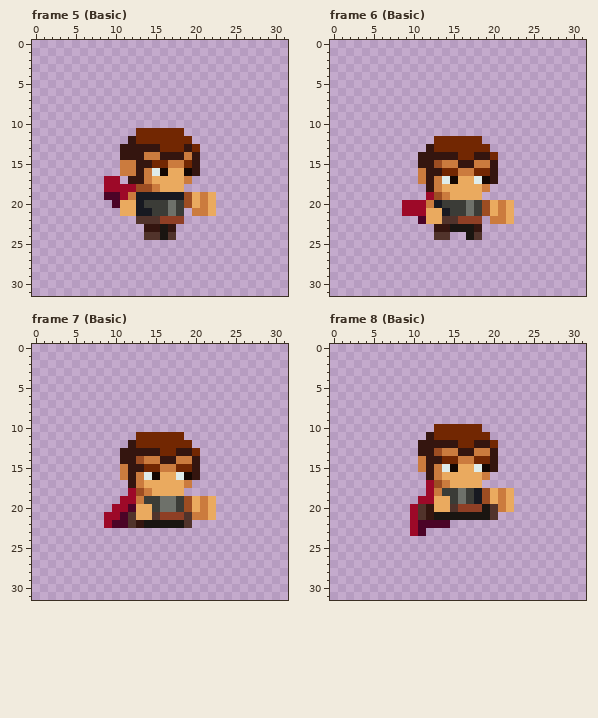
One commit to this pixel-art file: Untitled/Player/Player.aseprite. The picture above was drawn from the file before the commit.
32x32 pixels, 24 frames. Colours within 5 levels of each other are drawn and written as one. Shown: frame 5 (Basic), frame 6 (Basic), frame 7 (Basic), frame 8 (Basic). The commit also changed other frames, which this record leaves out.
Once edited:
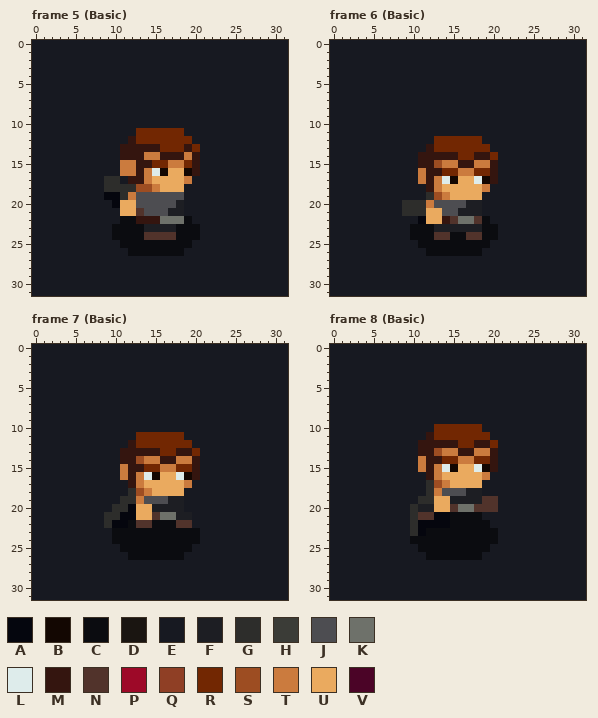
Palette (. is transparent): A #05060e  B #130702  C #0b0c10  D #1a1511  E #171921  F #1d1e23  G #2d2d2b  H #3b3c37  J #4d4d51  K #6e716a  L #deeceb  M #34150f  N #51332b  P #9d0928  Q #8f3f25  R #722702  S #9d4d22  T #cb7b3e  U #eaaa5f  V #4b0427
The exact change:
layer "Background" added
layer "Shadow" now shown
layer "Weapon" now hidden
Changed rows in their new state; - is an unchanged pixel.
Frame 5 (Basic):
first column x 0:
 0 EEEEEEEEEEEEEEEEEEEEEEEEEEEEEEEE
 1 EEEEEEEEEEEEEEEEEEEEEEEEEEEEEEEE
 2 EEEEEEEEEEEEEEEEEEEEEEEEEEEEEEEE
 3 EEEEEEEEEEEEEEEEEEEEEEEEEEEEEEEE
 4 EEEEEEEEEEEEEEEEEEEEEEEEEEEEEEEE
 5 EEEEEEEEEEEEEEEEEEEEEEEEEEEEEEEE
 6 EEEEEEEEEEEEEEEEEEEEEEEEEEEEEEEE
 7 EEEEEEEEEEEEEEEEEEEEEEEEEEEEEEEE
 8 EEEEEEEEEEEEEEEEEEEEEEEEEEEEEEEE
 9 EEEEEEEEEEEEEEEEEEEEEEEEEEEEEEEE
10 EEEEEEEEEEEEEEEEEEEEEEEEEEEEEEEE
11 EEEEEEEEEEEEE------EEEEEEEEEEEEE
12 EEEEEEEEEEEE--------EEEEEEEEEEEE
13 EEEEEEEEEEE----------EEEEEEEEEEE
14 EEEEEEEEEEE----------EEEEEEEEEEE
15 EEEEEEEEEEE----------EEEEEEEEEEE
16 EEEEEEEEEEE----------EEEEEEEEEEE
17 EEEEEEEEEGGE--------EEEEEEEEEEEE
18 EEEEEEEEEGGGG------EEEEEEEEEEEEE
19 EEEEEEEEEAAG-JJJJJJEEEEEEEEEEEEE
20 EEEEEEEEEEA--JJJJJFEEEEEEEEEEEEE
21 EEEEEEEEEEE--NJJJFFEEEEEEEEEEEEE
22 EEEEEEEEEEECCMMMKKKCEEEEEEEEEEEE
23 EEEEEEEEEECCCCFFFFCCCEEEEEEEEEEE
24 EEEEEEEEEECCCC--N-CCCEEEEEEEEEEE
25 EEEEEEEEEEECCCCCCCCCEEEEEEEEEEEE
26 EEEEEEEEEEEECCCCCCCEEEEEEEEEEEEE
27 EEEEEEEEEEEEEEEEEEEEEEEEEEEEEEEE
28 EEEEEEEEEEEEEEEEEEEEEEEEEEEEEEEE
29 EEEEEEEEEEEEEEEEEEEEEEEEEEEEEEEE
30 EEEEEEEEEEEEEEEEEEEEEEEEEEEEEEEE
31 EEEEEEEEEEEEEEEEEEEEEEEEEEEEEEEE
Frame 6 (Basic):
first column x 0:
 0 EEEEEEEEEEEEEEEEEEEEEEEEEEEEEEEE
 1 EEEEEEEEEEEEEEEEEEEEEEEEEEEEEEEE
 2 EEEEEEEEEEEEEEEEEEEEEEEEEEEEEEEE
 3 EEEEEEEEEEEEEEEEEEEEEEEEEEEEEEEE
 4 EEEEEEEEEEEEEEEEEEEEEEEEEEEEEEEE
 5 EEEEEEEEEEEEEEEEEEEEEEEEEEEEEEEE
 6 EEEEEEEEEEEEEEEEEEEEEEEEEEEEEEEE
 7 EEEEEEEEEEEEEEEEEEEEEEEEEEEEEEEE
 8 EEEEEEEEEEEEEEEEEEEEEEEEEEEEEEEE
 9 EEEEEEEEEEEEEEEEEEEEEEEEEEEEEEEE
10 EEEEEEEEEEEEEEEEEEEEEEEEEEEEEEEE
11 EEEEEEEEEEEEEEEEEEEEEEEEEEEEEEEE
12 EEEEEEEEEEEEE------EEEEEEEEEEEEE
13 EEEEEEEEEEEE--------EEEEEEEEEEEE
14 EEEEEEEEEEE----------EEEEEEEEEEE
15 EEEEEEEEEEE----------EEEEEEEEEEE
16 EEEEEEEEEEE----------EEEEEEEEEEE
17 EEEEEEEEEEE----------EEEEEEEEEEE
18 EEEEEEEEEEEE--------EEEEEEEEEEEE
19 EEEEEEEEEEEEG------EEEEEEEEEEEEE
20 EEEEEEEEEGGG-JJJJFFEEEEEEEEEEEEE
21 EEEEEEEEEGGG--JJFFFEEEEEEEEEEEEE
22 EEEEEEEEEEEA--M-KKNCEEEEEEEEEEEE
23 EEEEEEEEEECCCFFFFFFCCEEEEEEEEEEE
24 EEEEEEEEEECCC--CCN-CCEEEEEEEEEEE
25 EEEEEEEEEEECCCCCCCCCEEEEEEEEEEEE
26 EEEEEEEEEEEECCCCCCCEEEEEEEEEEEEE
27 EEEEEEEEEEEEEEEEEEEEEEEEEEEEEEEE
28 EEEEEEEEEEEEEEEEEEEEEEEEEEEEEEEE
29 EEEEEEEEEEEEEEEEEEEEEEEEEEEEEEEE
30 EEEEEEEEEEEEEEEEEEEEEEEEEEEEEEEE
31 EEEEEEEEEEEEEEEEEEEEEEEEEEEEEEEE
Frame 7 (Basic):
first column x 0:
 0 EEEEEEEEEEEEEEEEEEEEEEEEEEEEEEEE
 1 EEEEEEEEEEEEEEEEEEEEEEEEEEEEEEEE
 2 EEEEEEEEEEEEEEEEEEEEEEEEEEEEEEEE
 3 EEEEEEEEEEEEEEEEEEEEEEEEEEEEEEEE
 4 EEEEEEEEEEEEEEEEEEEEEEEEEEEEEEEE
 5 EEEEEEEEEEEEEEEEEEEEEEEEEEEEEEEE
 6 EEEEEEEEEEEEEEEEEEEEEEEEEEEEEEEE
 7 EEEEEEEEEEEEEEEEEEEEEEEEEEEEEEEE
 8 EEEEEEEEEEEEEEEEEEEEEEEEEEEEEEEE
 9 EEEEEEEEEEEEEEEEEEEEEEEEEEEEEEEE
10 EEEEEEEEEEEEEEEEEEEEEEEEEEEEEEEE
11 EEEEEEEEEEEEE------EEEEEEEEEEEEE
12 EEEEEEEEEEEE--------EEEEEEEEEEEE
13 EEEEEEEEEEE----------EEEEEEEEEEE
14 EEEEEEEEEEE----------EEEEEEEEEEE
15 EEEEEEEEEEE----------EEEEEEEEEEE
16 EEEEEEEEEEE----------EEEEEEEEEEE
17 EEEEEEEEEEEE--------EEEEEEEEEEEE
18 EEEEEEEEEEEEG------EEEEEEEEEEEEE
19 EEEEEEEEEEEGG-JJJFFEEEEEEEEEEEEE
20 EEEEEEEEEEGGA--FFFFEEEEEEEEEEEEE
21 EEEEEEEEEGGAA---KKFFEEEEEEEEEEEE
22 EEEEEEEEEGAACNNCCCN-EEEEEEEEEEEE
23 EEEEEEEEEECCCCCCCCCCCEEEEEEEEEEE
24 EEEEEEEEEECCCCCCCCCCCEEEEEEEEEEE
25 EEEEEEEEEEECCCCCCCCCEEEEEEEEEEEE
26 EEEEEEEEEEEECCCCCCCEEEEEEEEEEEEE
27 EEEEEEEEEEEEEEEEEEEEEEEEEEEEEEEE
28 EEEEEEEEEEEEEEEEEEEEEEEEEEEEEEEE
29 EEEEEEEEEEEEEEEEEEEEEEEEEEEEEEEE
30 EEEEEEEEEEEEEEEEEEEEEEEEEEEEEEEE
31 EEEEEEEEEEEEEEEEEEEEEEEEEEEEEEEE
Frame 8 (Basic):
first column x 0:
 0 EEEEEEEEEEEEEEEEEEEEEEEEEEEEEEEE
 1 EEEEEEEEEEEEEEEEEEEEEEEEEEEEEEEE
 2 EEEEEEEEEEEEEEEEEEEEEEEEEEEEEEEE
 3 EEEEEEEEEEEEEEEEEEEEEEEEEEEEEEEE
 4 EEEEEEEEEEEEEEEEEEEEEEEEEEEEEEEE
 5 EEEEEEEEEEEEEEEEEEEEEEEEEEEEEEEE
 6 EEEEEEEEEEEEEEEEEEEEEEEEEEEEEEEE
 7 EEEEEEEEEEEEEEEEEEEEEEEEEEEEEEEE
 8 EEEEEEEEEEEEEEEEEEEEEEEEEEEEEEEE
 9 EEEEEEEEEEEEEEEEEEEEEEEEEEEEEEEE
10 EEEEEEEEEEEEE------EEEEEEEEEEEEE
11 EEEEEEEEEEEE--------EEEEEEEEEEEE
12 EEEEEEEEEEE----------EEEEEEEEEEE
13 EEEEEEEEEEE----------EEEEEEEEEEE
14 EEEEEEEEEEE----------EEEEEEEEEEE
15 EEEEEEEEEEE----------EEEEEEEEEEE
16 EEEEEEEEEEEE--------EEEEEEEEEEEE
17 EEEEEEEEEEEEG------EEEEEEEEEEEEE
18 EEEEEEEEEEEEG-JJJFFEEEEEEEEEEEEE
19 EEEEEEEEEEEGG--FFFFNNEEEEEEEEEEE
20 EEEEEEEEEEGFF---KKNN-EEEEEEEEEEE
21 EEEEEEEEEEG-NAACCCCEEEEEEEEEEEEE
22 EEEEEEEEEEGAAAACCCCCEEEEEEEEEEEE
23 EEEEEEEEEEGACCCCCCCCCEEEEEEEEEEE
24 EEEEEEEEEECCCCCCCCCCCEEEEEEEEEEE
25 EEEEEEEEEEECCCCCCCCCEEEEEEEEEEEE
26 EEEEEEEEEEEECCCCCCCEEEEEEEEEEEEE
27 EEEEEEEEEEEEEEEEEEEEEEEEEEEEEEEE
28 EEEEEEEEEEEEEEEEEEEEEEEEEEEEEEEE
29 EEEEEEEEEEEEEEEEEEEEEEEEEEEEEEEE
30 EEEEEEEEEEEEEEEEEEEEEEEEEEEEEEEE
31 EEEEEEEEEEEEEEEEEEEEEEEEEEEEEEEE
